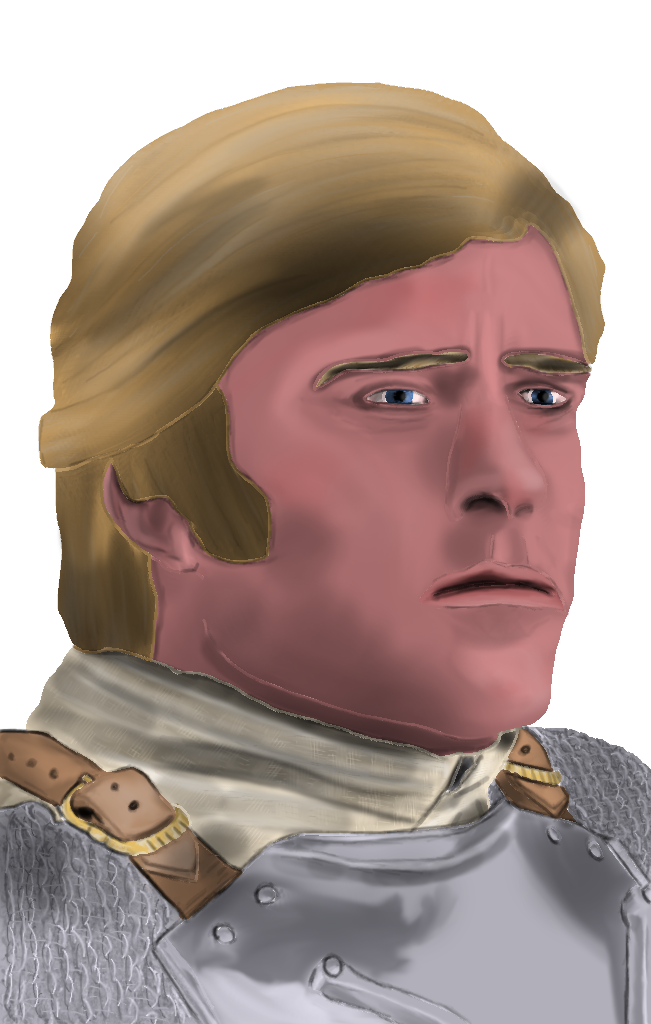
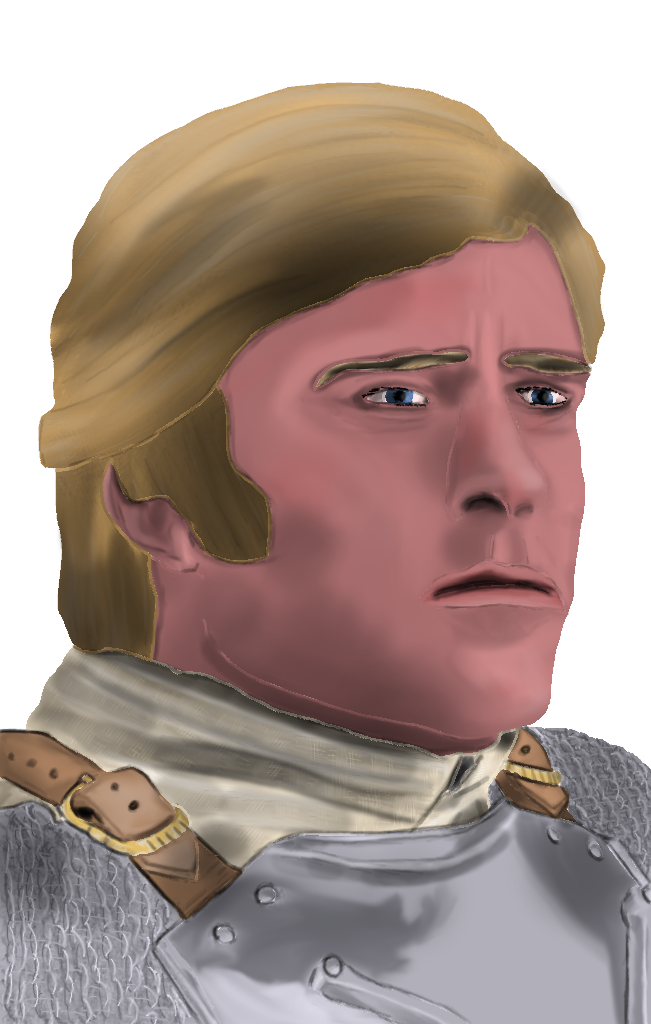
Before/after of a w=651, h=1024 layered artwork. What changed in the layer stack:
painted on "Overlay Details" over <box>361,385,568,408</box>
